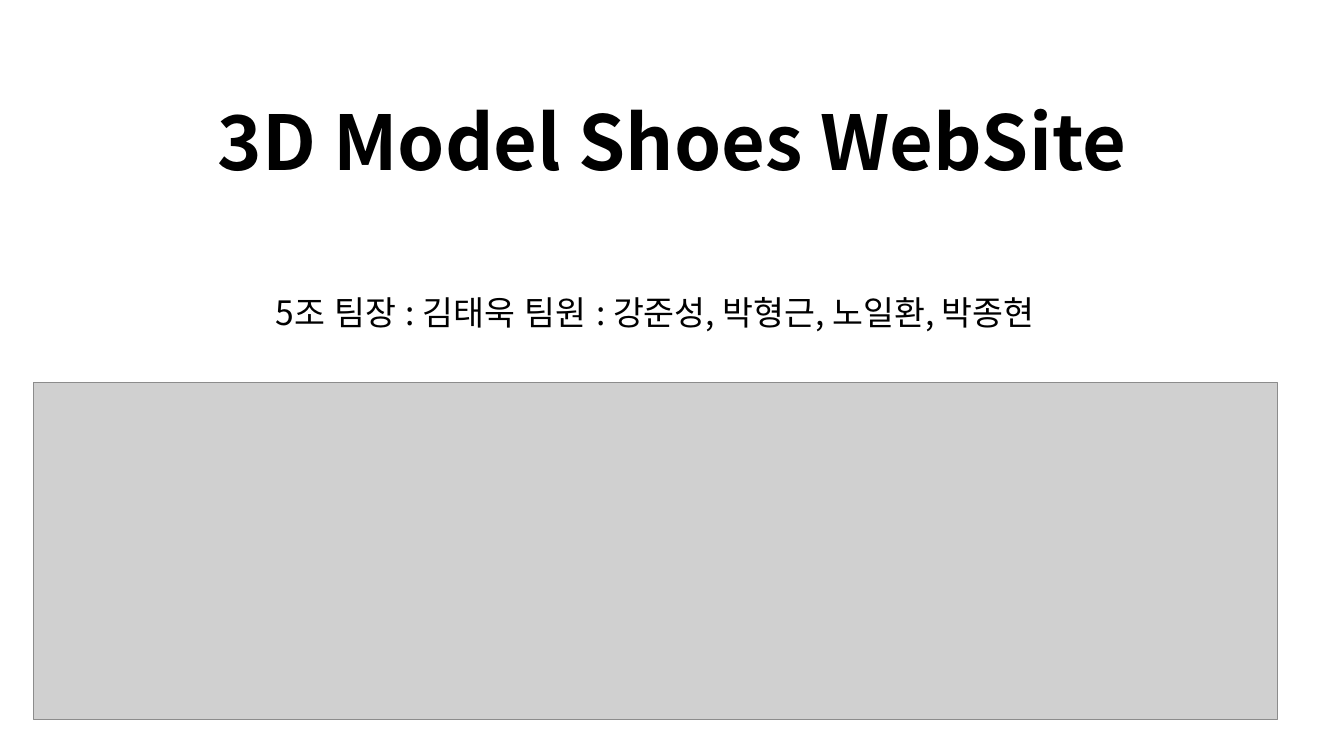
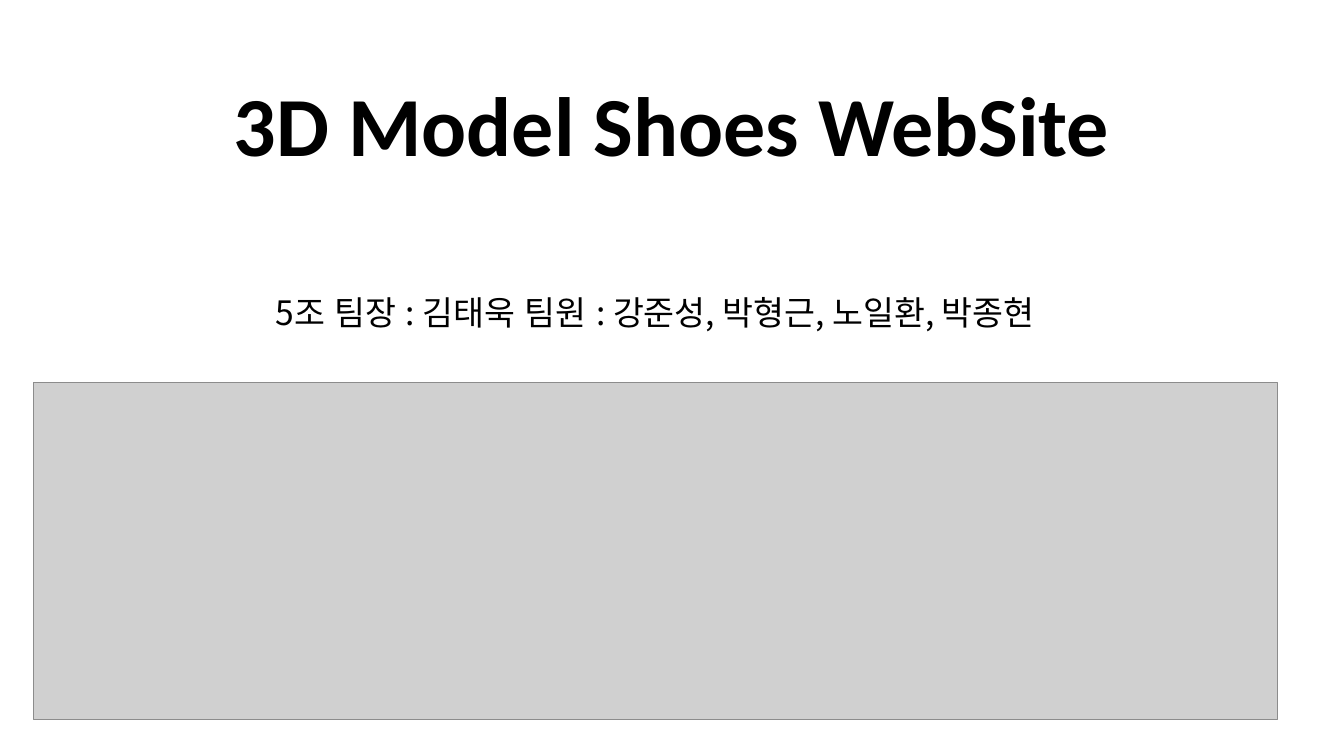
Before and after one commit to Github-AppData/3DShoesModel_WebSite, a slide deck: slide 1 of Meeating/3D Model Shoes WebSite.pptx. Drawn at 1344x756 pixels with LibreOffice and Linux fonts; fonts in the diff are those of the drawing; grey boxes stand for pictures. Boxes give left, top, right and bottom in pixels: in the first picture for what was removed or moved away, otherwise in the second. Text is boxed around its words. In the diff, an @@ line names an element or a change of style, - is before the commit and + after.

```diff
--- a/Meeating/3D Model Shoes WebSite.pptx
+++ b/Meeating/3D Model Shoes WebSite.pptx
@@ title "3D Model Shoes WebSite": place and size @@
-title "3D Model Shoes WebSite" at [218, 108, 1126, 171]
+title "3D Model Shoes WebSite" at [234, 97, 1109, 157]
@@ title "3D Model Shoes WebSite" at [234, 97, 1109, 157]: size 54 to 60 pt, font Noto Sans CJK KR to Calibri @@
```
Also in this commit, not shown: 3 other slides changed, 2 slides added, 2 slides removed.
